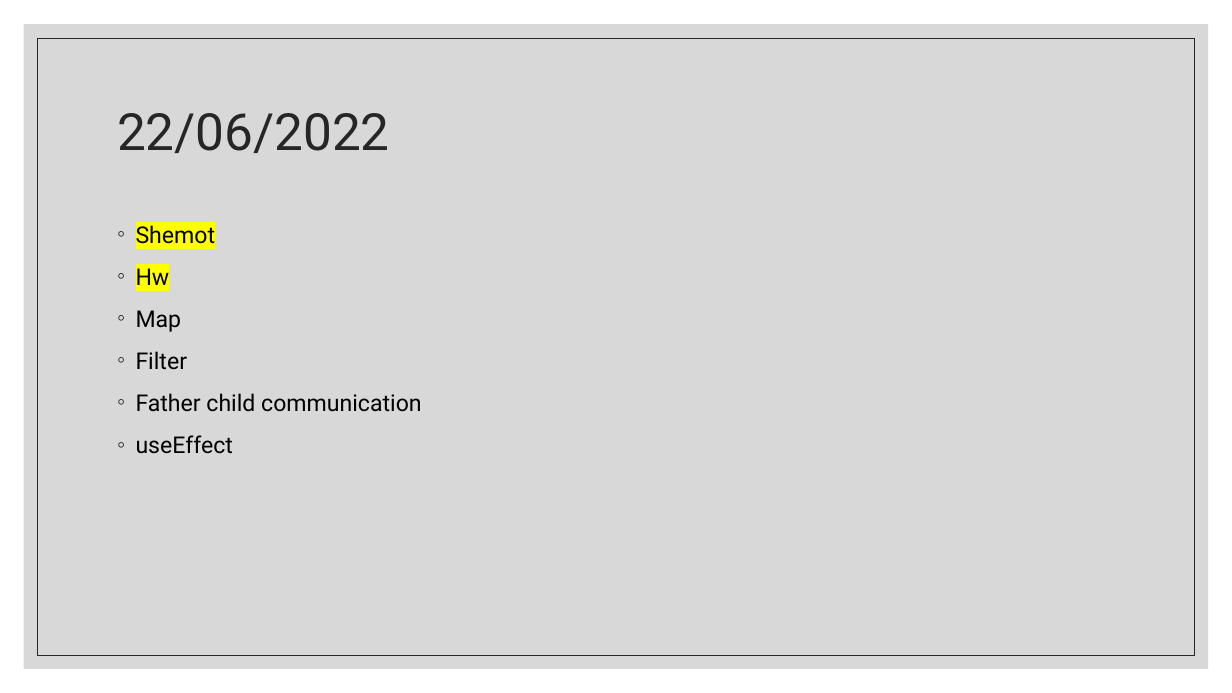
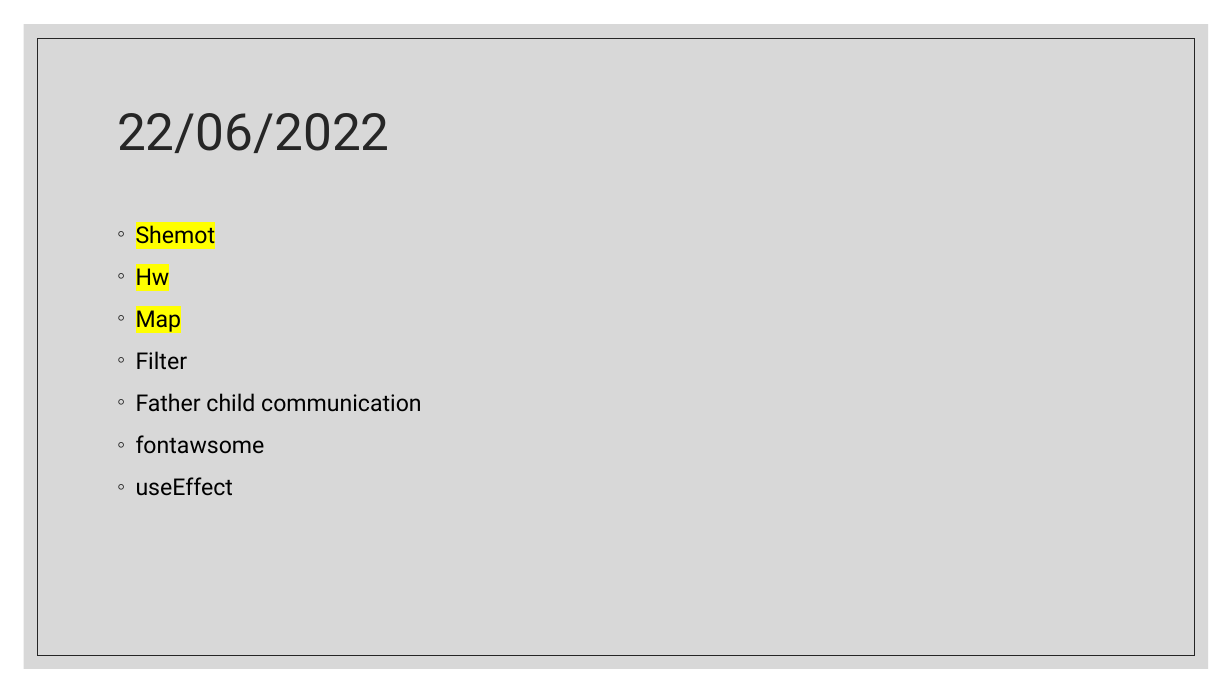
Before and after one commit to Rlss91/ht_W011121MR_morning_first-project, a slide deck: slide 17 of docs/React.pptx. Drawn at 1232x693 pixels with LibreOffice and Linux fonts; fonts in the diff are those of the drawing. Boxes give left, top, right and bottom in pixels: in the first picture for what was removed or moved away, otherwise in the second. Text is boxed around its words. In the diff, an @@ line names an element or a change of style, - is before the commit and + after.

```diff
--- a/docs/React.pptx
+++ b/docs/React.pptx
@@ text at <box>136,306,182,332</box>: highlight none to #FFFF00 in "Map" @@
@@ text at <box>136,435,265,454</box>: paragraph added @@
+◦ fontawsome
```
Also in this commit, not shown: 6 slides added, 5 other files.
